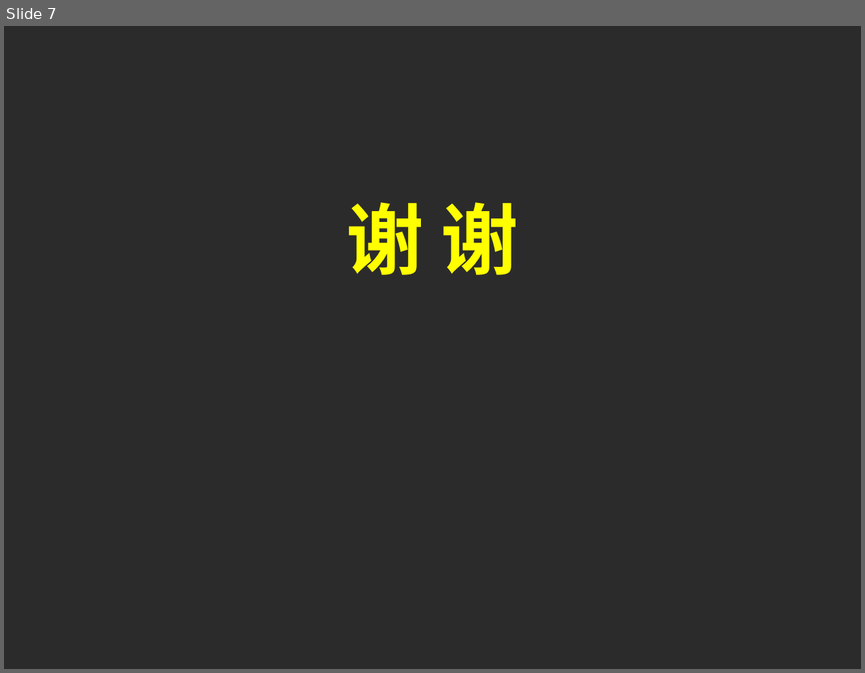
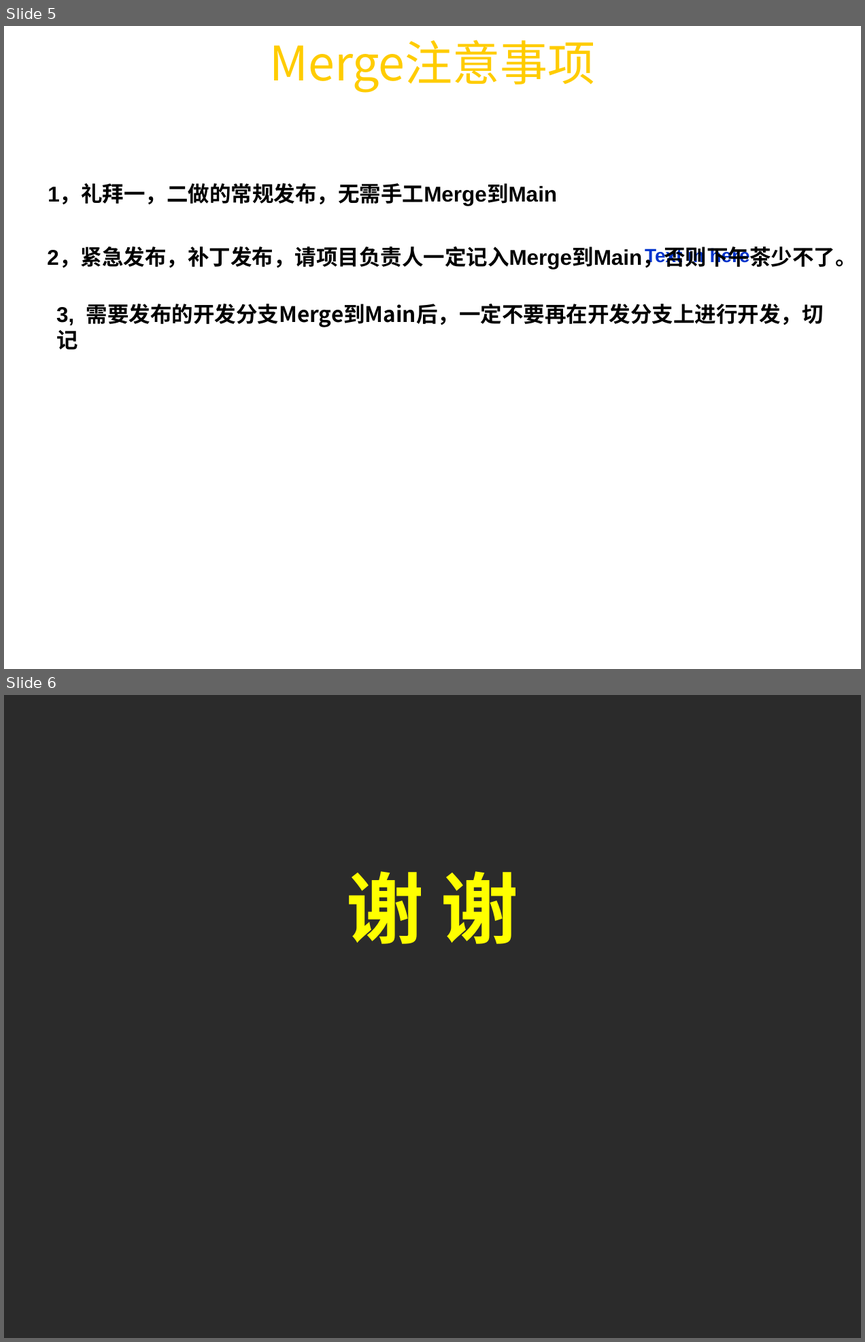
Before and after one commit to rockhe168/MyDocument, a slide deck: PPT/Ctrip/TFS规则.ppt. Shown one above the other, each under a label of ours: slide 7 before the commit, slides 5 and 6 after it. The pictures are 865x673 and 865x1342 pixels, drawn with LibreOffice and Linux fonts; fonts in the diff are those of the drawing; background and template pictures are left out; a plain dark background stands for a picture behind light text. Boxes give left, top, right and bottom in pixels: in the first picture for what was removed or moved away, otherwise in the second. Text is boxed around its words. In the diff, an @@ line names an element or a change of style, - is before the commit and + after.

```diff
--- a/PPT/Ctrip/TFS规则.ppt
+++ b/PPT/Ctrip/TFS规则.ppt
@@ slide 5 added at (4, 26, 861, 669), background picture (left out) @@
@@ title added at (270, 40, 596, 92), 40 pt, text #FFCC00 @@
+Merge注意事项
@@ text added at (48, 184, 557, 206), 18 pt, text #000000, bold @@
+1，礼拜一，二做的常规发布，无需手工Merge到Main
@@ text added at (47, 248, 856, 269), 18 pt, text #000000, bold @@
+2，紧急发布，补丁发布，请项目负责人一定记入Merge到Main，否则下午茶少不了。
@@ text added at (645, 248, 750, 266), 16 pt, text #0033CC, bold @@
+Text in here
@@ text added at (56, 303, 823, 350), 18 pt, text #000000, bold @@
+3, 需要发布的开发分支Merge到Main后，一定不要再在开发分支上进行开发，切记
@@ page number added at (626, 611, 825, 624), 14 pt, text #FFFFFF, bold @@
+5
@@ what was slide 7 is now slide 6 @@
```
Also in this commit, not shown: 1 slide changed, 3 other slides added, 5 slides removed, 10 other files.
